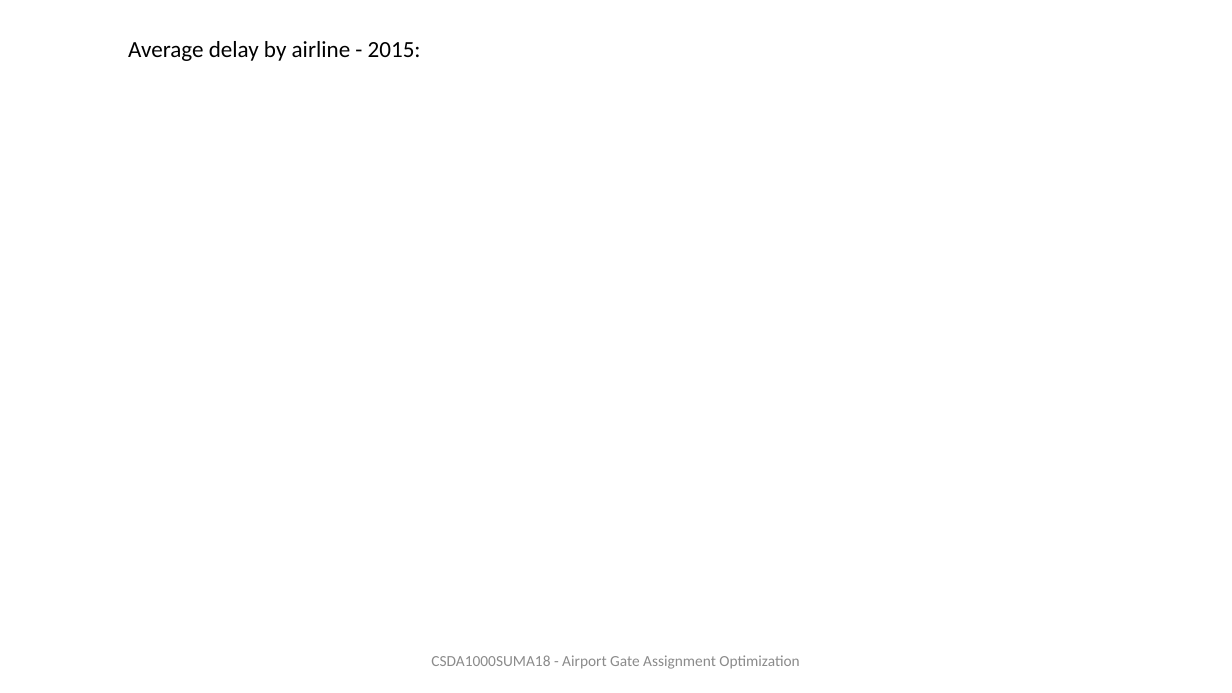
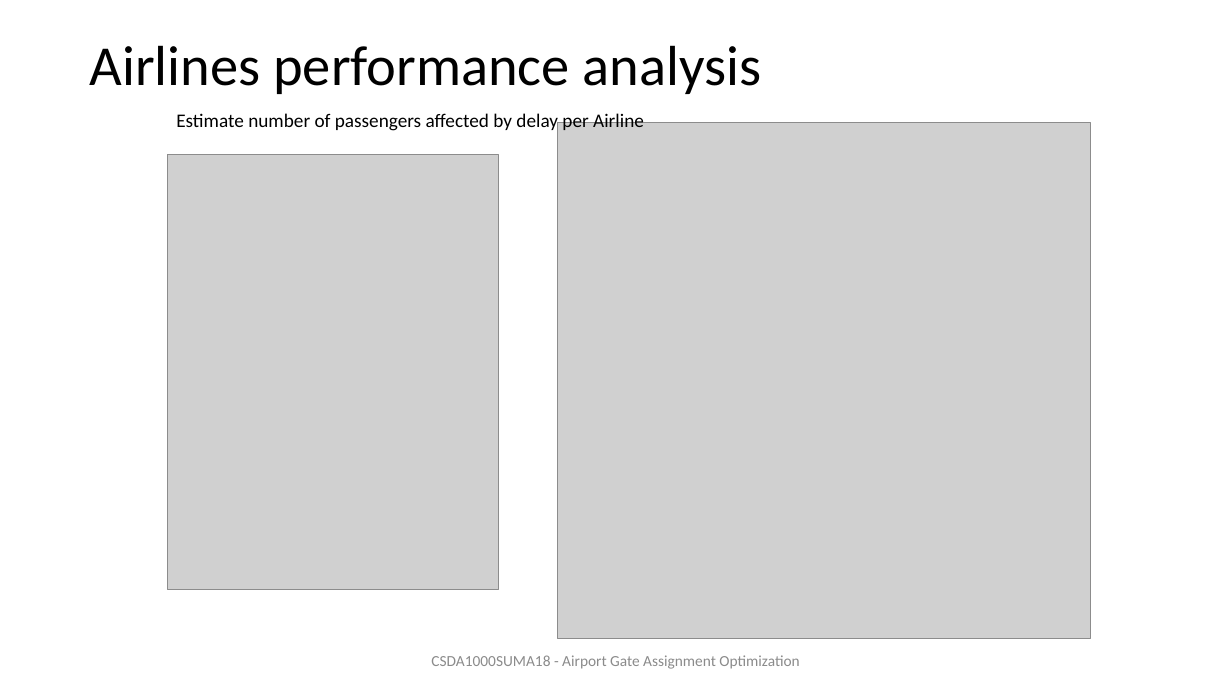
Before and after one commit to ivbsoftware/big-data-final, a slide deck: slide 11 of docs/slideshow/draft-Final Presentation.pptx (slide 8 before the commit). Drawn at 1232x693 pixels with LibreOffice and Linux fonts; fonts in the diff are those of the drawing; grey boxes stand for pictures. Boxes give left, top, right and bottom in pixels: in the first picture for what was removed or moved away, otherwise in the second. Text is boxed around its words. In the diff, an @@ line names an element or a change of style, - is before the commit and + after.

Commit message:
updated slideshow - Diana&Kate/uploaded excel
Airlines performance analysis

```diff
--- a/docs/slideshow/draft-Final Presentation.pptx
+++ b/docs/slideshow/draft-Final Presentation.pptx
@@ title added at (90, 45, 762, 94), 44 pt, text #000000 @@
+Airlines performance analysis
@@ text removed at (128, 41, 421, 61) @@
-Average delay by airline - 2015:
@@ text added at (176, 111, 644, 132), 15 pt, text #000000 @@
+Estimate number of passengers affected by delay per Airline
@@ picture added at (558, 123, 1091, 639) @@
@@ picture added at (167, 154, 498, 590) @@
```
Also in this commit, not shown: 10 other slides changed, 1 slide added, 1 slide removed, 1 other file.
